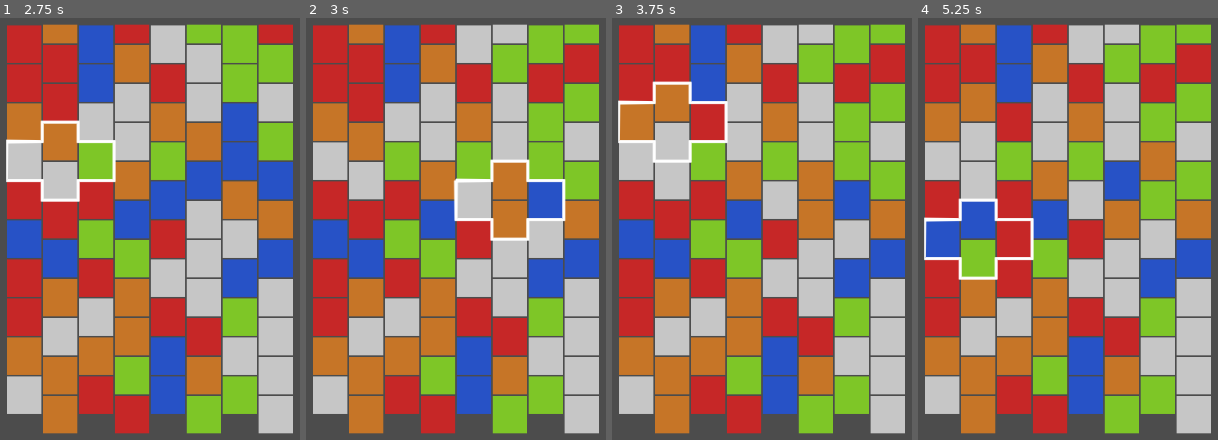
Above: before the commit, frames 1-4 (left to right).
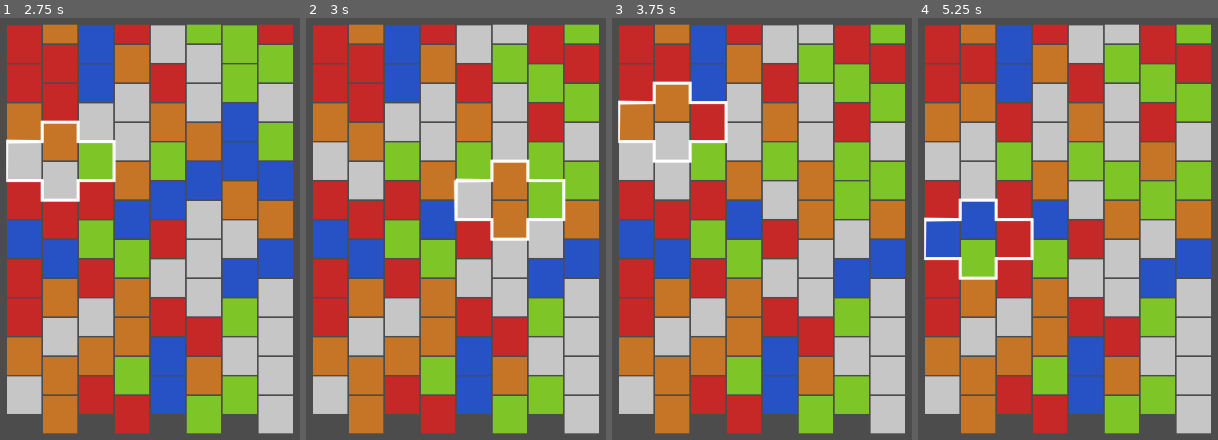
Above: after the commit, the same moments.

Repository: umxprime/puzzlebattles
Game: Godot game, scene res://Scenes/Main.tscn
Two runs of this game, one before a commit and one after it. Both use one fixed random seed, a clock stepped at 60 frames per second and the inputs below.
Inputs (mouse positions are in pixels of both pictures, inside the frame that each line leads up to):
- Up to frame 1 (2.75 s): tap Enter at 0.5, 2 s; move the mouse to (111, 321) at 0.52 s; click (111, 321) at 0.67 s; tap Space at 0.77, 1.25, 1.52 s; move the mouse to (outside the picture) at 1.27 s; click (outside the picture) at 1.42 s; move the mouse to (outside the picture) at 2.02 s; click (outside the picture) at 2.17 s
- Up to frame 2 (3 s): tap Space at 2.75 s; move the mouse to (495, 229) at 2.77 s; click (495, 229) at 2.92 s
- Up to frame 3 (3.75 s): tap Space at 3.02 s; tap Enter at 3.5 s; move the mouse to (642, 110) at 3.52 s; click (642, 110) at 3.67 s
- Up to frame 4 (5.25 s): tap Space at 3.77, 4.25, 4.52 s; move the mouse to (outside the picture) at 4.27 s; click (outside the picture) at 4.42 s; move the mouse to (outside the picture) at 5.02 s; click (outside the picture) at 5.17 s

Frame 1 is identical in both runs. In frame 2, 4.1% of the frame differs, in the area x 74-86%, y 1-48%; in frame 3, 4.2%; in frame 4, 4.2%.

Commit message:
Evaluate and break combos

Diff:
--- a/Models/BlockModel.gd
+++ b/Models/BlockModel.gd
@@ -1,45 +1,52 @@
 class_name BlockModel
 
-class BlockState:
-	var _model: BlockModel
-	func _init(model:BlockModel):
-		_model = model
+class State:
 	func enter():pass
-	func handle(state:BlockState) -> BlockState:
+	func handle(state:State) -> State:
 		return self
 	func exit():pass
 
-class BlockWaitState:
-	extends BlockState
-	func handle(state:BlockState) -> BlockState:
+class DefaultState:
+	extends State
+	func handle(state:State) -> State:
 		return state
 
-class BlockRotateState:
-	extends BlockState
+class WillBreakState:
+	extends State
+	var markedForDeletion:bool = false
+	func handle(state:State) -> State:
+		if state is BreakingState:
+			return state
+		return self
+
+class RotateState:
+	extends State
 	var _rotated: bool = false
 	func enter():
 		pass
-	func handle(state:BlockState) -> BlockState:
+	func handle(state:State) -> State:
 		if !_rotated : return self
 		return state
 
-class BlockBreakState:
-	extends BlockState
-	var _broken: bool = false
+class BreakingState:
+	extends State
+	signal finished
+	var _broken:bool
 	func enter():
+		_broken = false
 		pass
-	func handle(state:BlockState) -> BlockState:
-		if !_broken : return self
-		return state
+	func handle(state:State) -> State:
+		if _broken && state is DefaultState:
+			return state
+		return self
 	func _finished():
 		_broken = true
-		_model.setState(BlockWaitState.new(_model))
+		emit_signal("finished")
 
-class BlockFallState:
-	extends BlockState
+class FallingState:
+	extends State
 
 var _state
-
 signal stateChanged(from, to)
 
 static func shuffleType()->int:
@@ -47,6 +54,7 @@
 
 func _init(state:Dictionary):
 	_state = state.duplicate(true)
+	_state.state = DefaultState.new()
 	state.node.connect("ready", self, "_onViewReady")
 
 func _onViewReady():
@@ -84,16 +92,19 @@
 func node():
 	return _state.node
 
-#func setState(state:BlockState) -> bool:
-#	var newState: BlockState = _state.handle(state)
-#	var stateChanged: bool = _state != newState
-#	if stateChanged:
-#		_state.exit()
-#		var previousState = _state
-#		_state = newState
-#		_state.enter()
-#		emit_signal("stateChanged", previousState, newState)
-#	return stateChanged
+func setState(state:State) -> bool:
+	var currentState: State = _state.state
+	var newState: State = currentState.handle(state)
+	var stateChanged: bool = currentState != newState
+	if stateChanged:
+		var previousState = currentState
+		previousState.exit()
+		_state.state = newState
+		newState.enter()
+		emit_signal("stateChanged", previousState, newState)
+	return stateChanged
+func state() -> State:
+	return _state.state
 func type()->int:
 	return _state.type
 func setType(type:int):
--- a/Models/Enums.gd
+++ b/Models/Enums.gd
@@ -13,18 +13,13 @@
 	Y = 7
 }
 
-enum Location {
-	Over,
-	Under,
-	LeftSide,
-	RightSide
-}
-
 enum Direction {
 	Up,
 	Down
-	Left,
-	Up
+	LeftUp,
+	RightUp,
+	LeftDown,
+	RightDown,
 }
 
 enum Rotation {
--- a/Models/GridModel.gd
+++ b/Models/GridModel.gd
@@ -24,6 +24,11 @@
 				_grid.swap(_blocks.down, _blocks.right)
 			_:
 				pass
+
+var DEFAULT_STATE = BlockModel.DefaultState.new()
+var WILLBREAK_STATE = BlockModel.WillBreakState.new()
+var BREAKING_STATE = BlockModel.BreakingState.new()
+var FALLING_STATE = BlockModel.FallingState.new()
 
 var _blocks:Array
 var _cursor:CursorModel
@@ -67,33 +72,41 @@
 	return _dimensions.grid.rows
 func rows() -> int :
 	return _dimensions.grid.rows + _dimensions.grid.buffer
-func _blockAt(row, column) -> BlockModel :
+func _blockAt(row, column, blocks) -> BlockModel :
 	if (row < 0
 	|| row + 1 > _dimensions.grid.rows + _dimensions.grid.buffer
 	|| column < 0
 	|| column + 1 > _dimensions.grid.columns) :
 		return null
-	return _blocks[_blockIndex(row, column)]
-func blockAt(pos:Dictionary) -> BlockModel :
-	return _blockAt(pos.row, pos.column)
-func blockRelativeTo(block, location:int) -> BlockModel:
+	return blocks[_blockIndex(row, column)]
+func blockAt(pos:Dictionary, blocks) -> BlockModel :
+	return _blockAt(pos.row, pos.column, blocks)
+func blockRelativeTo(block, location:int, blocks) -> BlockModel:
 	var pos = block.position()
 	match location:
-		Enums.Location.Over:
+		Enums.Direction.Up:
 			pos.row += 1
-		Enums.Location.Under:
+		Enums.Direction.Down:
 			pos.row -= 1
-		Enums.Location.LeftSide:
+		Enums.Direction.LeftUp:
 			pos.column -= 1
 			if pos.column%2==1:
 				pos.row +=1
-		Enums.Location.RightSide:
+		Enums.Direction.RightUp:
 			pos.column += 1
 			if pos.column%2==1:
 				pos.row +=1
+		Enums.Direction.LeftDown:
+			pos.column -= 1
+			if pos.column%2==0:
+				pos.row -=1
+		Enums.Direction.RightDown:
+			pos.column += 1
+			if pos.column%2==0:
+				pos.row -=1
 		_:
 			return null
-	return blockAt(pos)
+	return blockAt(pos, blocks)
 func _blockIndex(row, column) -> int:
 	return column + row * _dimensions.grid.columns
 func blockIndex(pos:Dictionary) -> int :
@@ -102,14 +115,14 @@
 	block.setPosition(pos)
 	_blocks[blockIndex(pos)] = block
 func _evaluate():
+	var blocksToEvaluate = blocks()
+	var blocksWillingToBreak = []
 	for row in range(0, visibleRows() - 1):
 		for column in range(1, columns() - 1):
 			var diamond: Diamond = _diamondAt(row, column)
 			if diamond == null :
 				print("null diamond")
 				continue
-			if diamond != null :
-				var blocks = diamond.blocks()
 #				print("Eval Left:", blocks.left.type(),
 #				" Up:", blocks.up.type(),
 #				" Right:", blocks.right.type(),
@@ -117,17 +130,37 @@
 #				" Pos:", blocks.down.position())
 			if !diamond.haveSameType():
 				continue
-			for block in diamond.blocks().values():
-				breakSingle(block)
-			pass
+			var blocks = diamond.blocks().values()
+			blocksWillingToBreak += blocks
+			for block in blocks:
+				blocksToEvaluate[blockIndex(block.position())] = null
+#				block.setState(WILLBREAK_STATE)
+				blocksWillingToBreak += _evaluateSurroundings(block, blocksToEvaluate)
+#				breakSingle(block)
+	for block in blocksWillingToBreak:
+		breakSingle(block)
+#		block.setState(BREAKING_STATE)
+func _evaluateSurroundings(block, blocksToEvaluate) -> Array :
+	var blocksWillingToBreak = []
+	for position in range(Enums.Direction.Up, Enums.Direction.RightDown):
+		var relative = blockRelativeTo(block, position, _blocks)
+		if relative == null: continue
+		if blocksToEvaluate[blockIndex(relative.position())] == null : continue
+		if relative.type() != block.type():
+			continue
+		blocksToEvaluate[blockIndex(relative.position())] = null
+#		relative.setState(WILLBREAK_STATE)
+		blocksWillingToBreak.append(relative)
+		blocksWillingToBreak += _evaluateSurroundings(relative, blocksToEvaluate)
+	return blocksWillingToBreak
 func _diamondAt(row, column) -> Diamond:
-	var down = _blockAt(row, column)
+	var down = _blockAt(row, column, _blocks)
 	if down == null: return null
-	var up = blockRelativeTo(down, Enums.Location.Over)
+	var up = blockRelativeTo(down, Enums.Direction.Up, _blocks)
 	if up == null: return null
-	var left = blockRelativeTo(down, Enums.Location.LeftSide)
+	var left = blockRelativeTo(down, Enums.Direction.LeftUp, _blocks)
 	if left == null: return null
-	var right = blockRelativeTo(down, Enums.Location.RightSide)
+	var right = blockRelativeTo(down, Enums.Direction.RightUp, _blocks)
 	if right == null: return null
 	var blocks = {
 		up = up,
@@ -145,8 +178,8 @@
 	move(to, fromPos)
 func breakSingle(block:BlockModel):
 	block.setType(BlockModel.shuffleType())
-	while blockRelativeTo(block, Enums.Location.Over) != null :
-		swap(block, blockRelativeTo(block, Enums.Location.Over))
+	while blockRelativeTo(block, Enums.Direction.Up, _blocks) != null :
+		swap(block, blockRelativeTo(block, Enums.Direction.Up, _blocks))
 func breakDiamond():
 	var pos: Dictionary = _cursor.position()
 	var diamond: Diamond = _diamondAt(pos.row, pos.column)
--- a/Nodes/Root.gd
+++ b/Nodes/Root.gd
@@ -3,7 +3,7 @@
 class_name Root
 
 const dimensions = {
-	grid={rows=10, columns=8, buffer=2},
+	grid={rows=10, columns=8, buffer=10},
 	block={width=46,height=50}
 }
 
